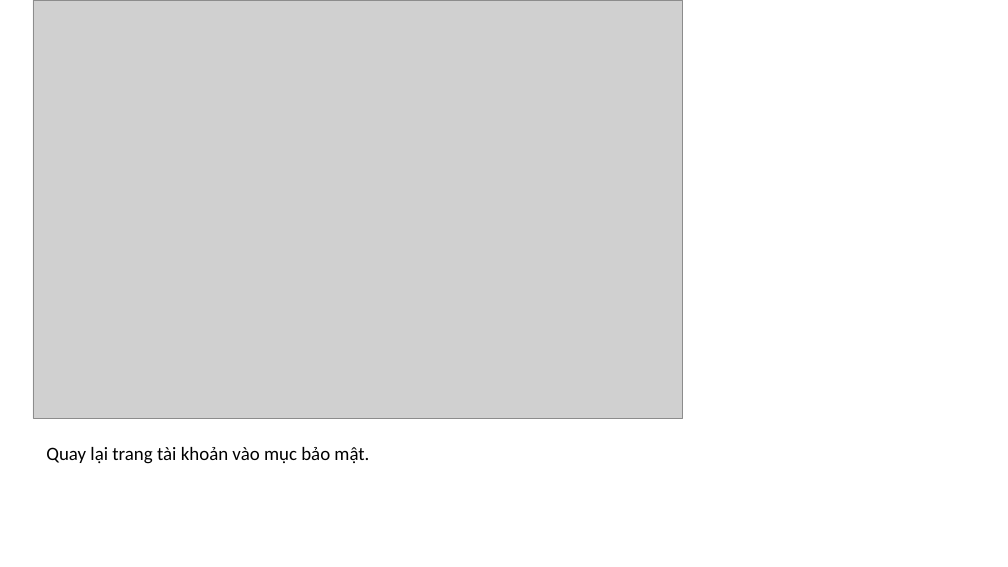
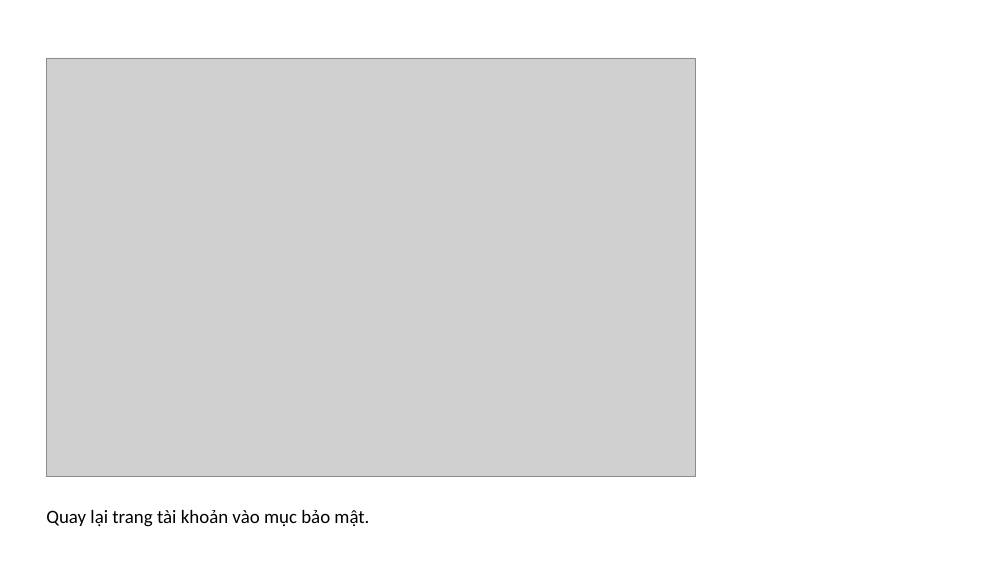
Before and after one commit to DangVanDoan05/TAILIEUWORDPRESS14-12-2024, a slide deck: slide 25 of Cấu hình Mail thông báo đơn hàng, trang liên hệ.pptx. Drawn at 1008x567 pixels with LibreOffice and Linux fonts; fonts in the diff are those of the drawing; grey boxes stand for pictures. Boxes give left, top, right and bottom in pixels: in the first picture for what was removed or moved away, otherwise in the second. Text is boxed around its words. In the diff, an @@ line names an element or a change of style, - is before the commit and + after.

```diff
--- a/Cấu hình Mail thông báo đơn hàng, trang liên hệ.pptx
+++ b/Cấu hình Mail thông báo đơn hàng, trang liên hệ.pptx
@@ picture: place and size @@
-picture at [33, 0, 683, 418]
+picture at [46, 58, 696, 476]
@@ text "Quay lại trang tài khoản ...": place and size @@
-text "Quay lại trang tài khoản ..." at [46, 447, 369, 464]
+text "Quay lại trang tài khoản ..." at [46, 510, 369, 527]
```
Also in this commit, not shown: 3 other slides changed, 8 other files.
